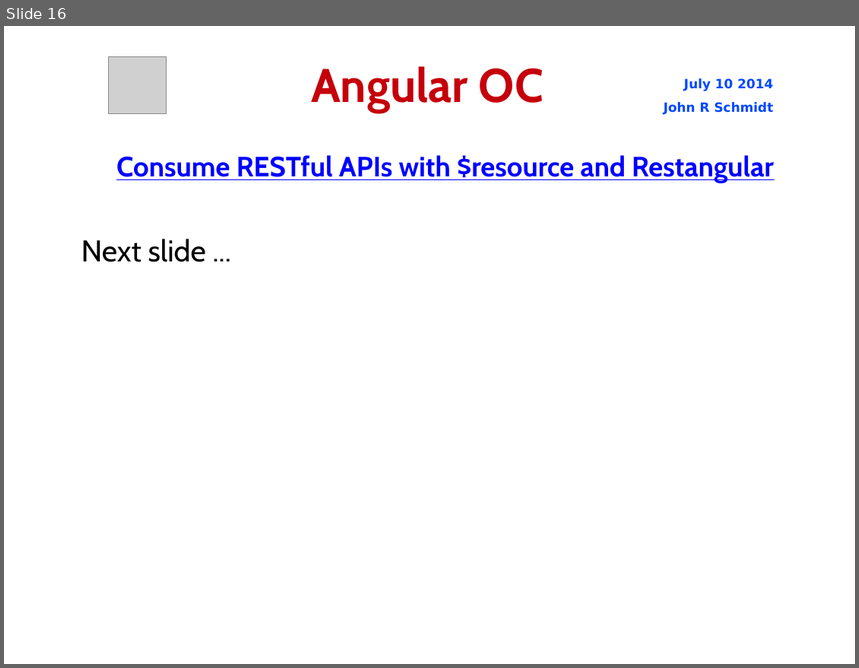
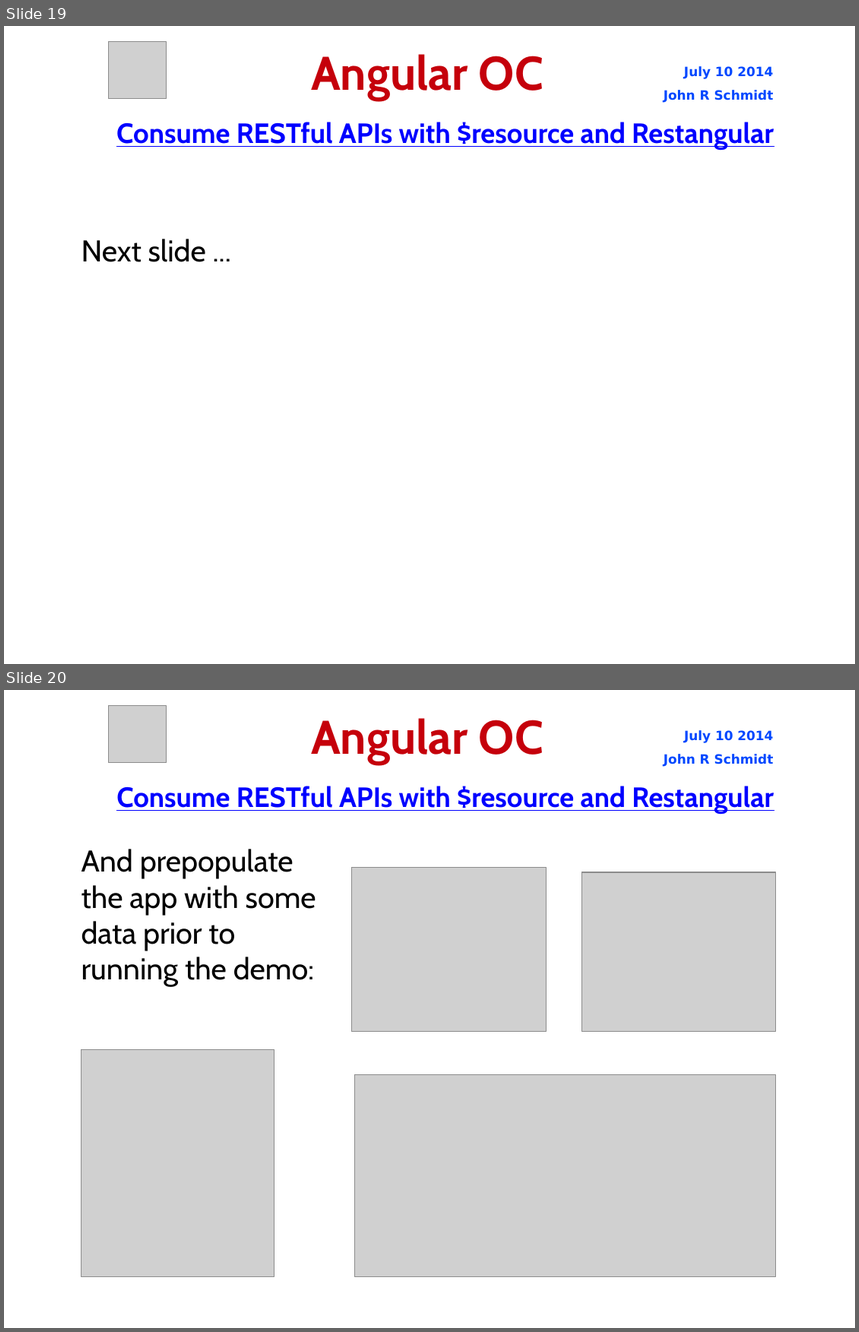
Before and after one commit to jrschmidt/fifa-angular-rest-demo, a slide deck: fifa.odp. Shown one above the other, each under a label of ours: slide 16 before the commit, slides 19 and 20 after it. The pictures are 859x668 and 859x1332 pixels, drawn with LibreOffice and Linux fonts; fonts in the diff are those of the drawing; grey boxes stand for pictures; background and template pictures are left out. Boxes give left, top, right and bottom in pixels: in the first picture for what was removed or moved away, otherwise in the second. Text is boxed around its words. In the diff, an @@ line names an element or a change of style, - is before the commit and + after.

```diff
--- a/fifa.odp
+++ b/fifa.odp
@@ slide 20 added at (x1=4, y1=690, x2=855, y2=1328), background picture (left out) @@
@@ picture added at (x1=108, y1=705, x2=166, y2=763) @@
@@ title added at (x1=311, y1=718, x2=544, y2=764), 44 pt, text #C5000B, bold @@
+Angular OC
@@ text added at (x1=664, y1=730, x2=774, y2=767), 12 pt, text #0047FF, bold @@
+July 10 2014
+John R Schmidt
@@ text added at (x1=116, y1=786, x2=774, y2=814), 26 pt, text #0000FF, bold, underline @@
+Consume RESTful APIs with $resource and Restangular
@@ subtitle added at (x1=82, y1=849, x2=316, y2=987), 28 pt, text #000000 @@
+And prepopulate the app with some data prior to running the demo:
@@ picture added at (x1=351, y1=868, x2=546, y2=1031) @@
@@ picture added at (x1=582, y1=872, x2=776, y2=1031) @@
@@ picture added at (x1=82, y1=1050, x2=275, y2=1277) @@
@@ picture added at (x1=354, y1=1075, x2=776, y2=1277) @@
@@ what was slide 16 is now slide 19 @@
@@ slide 19 changed as well @@
@@ picture moved from (x1=108, y1=57, x2=166, y2=114) to (x1=108, y1=41, x2=166, y2=99) @@
@@ title "Angular OC" moved from (x1=311, y1=66, x2=544, y2=112) to (x1=311, y1=54, x2=544, y2=100) @@
@@ text "July 10 2014" moved from (x1=664, y1=78, x2=774, y2=115) to (x1=664, y1=66, x2=774, y2=103) @@
@@ text "Consume RESTful APIs with $resource ..." moved from (x1=116, y1=155, x2=774, y2=183) to (x1=116, y1=122, x2=774, y2=150) @@
```
Also in this commit, not shown: 16 other slides changed, 2 other slides added, 12 other files.
